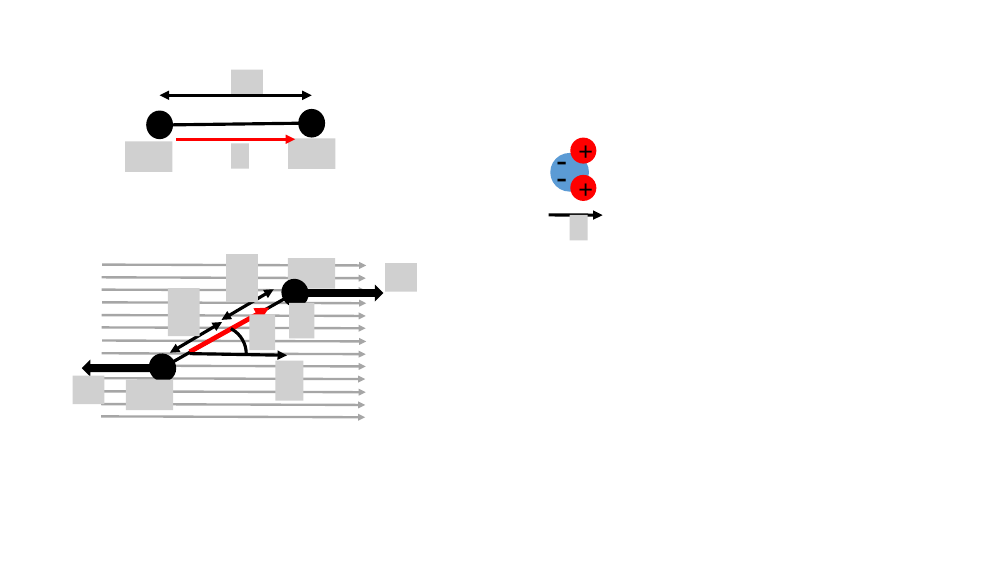
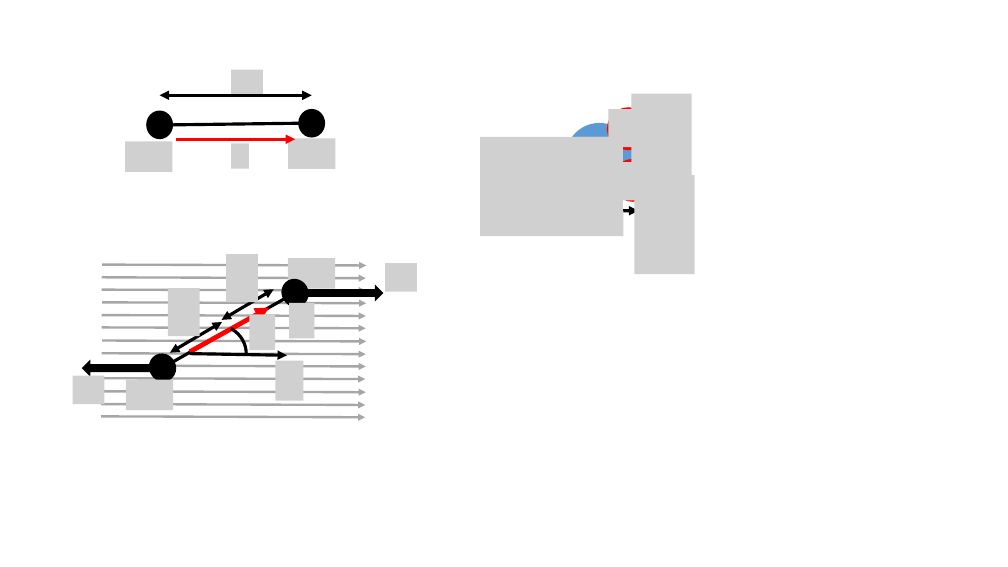
Before and after one commit to OSTP/PhysicsArtofModelling, a slide deck: slide 7 of tex/figures/ChargesFields/Figures.pptx. Drawn at 1008x567 pixels with LibreOffice and Linux fonts; fonts in the diff are those of the drawing; grey boxes stand for pictures. Boxes give left, top, right and bottom in pixels: in the first picture for what was removed or moved away, otherwise in the second. Text is boxed around its words. In the diff, an @@ line names an element or a change of style, - is before the commit and + after.

```diff
--- a/tex/figures/ChargesFields/Figures.pptx
+++ b/tex/figures/ChargesFields/Figures.pptx
@@ ellipse: place and size @@
-ellipse at [570, 138, 596, 163]
+ellipse at [607, 107, 650, 150]
@@ picture added at [609, 109, 649, 147] @@
@@ picture added at [631, 94, 692, 193] @@
@@ picture added at [480, 137, 623, 236] @@
@@ ellipse: place and size @@
-ellipse at [551, 153, 589, 191]
+ellipse at [566, 123, 633, 191]
@@ picture added at [576, 137, 615, 175] @@
@@ ellipse: place and size @@
-ellipse at [570, 175, 596, 200]
+ellipse at [612, 159, 655, 202]
@@ picture added at [613, 163, 653, 200] @@
@@ picture added at [634, 175, 695, 274] @@
@@ group removed at [557, 135, 606, 240]: 4 texts, 1 picture @@
--
--
-+
-+
@@ arrow moved from (549, 215) - (603, 216) to (585, 211) - (639, 211) @@
@@ picture added at [606, 211, 624, 237] @@
```
Also in this commit, not shown: 3 other slides changed, 3 slides added, 2 slides removed, 40 other files.
